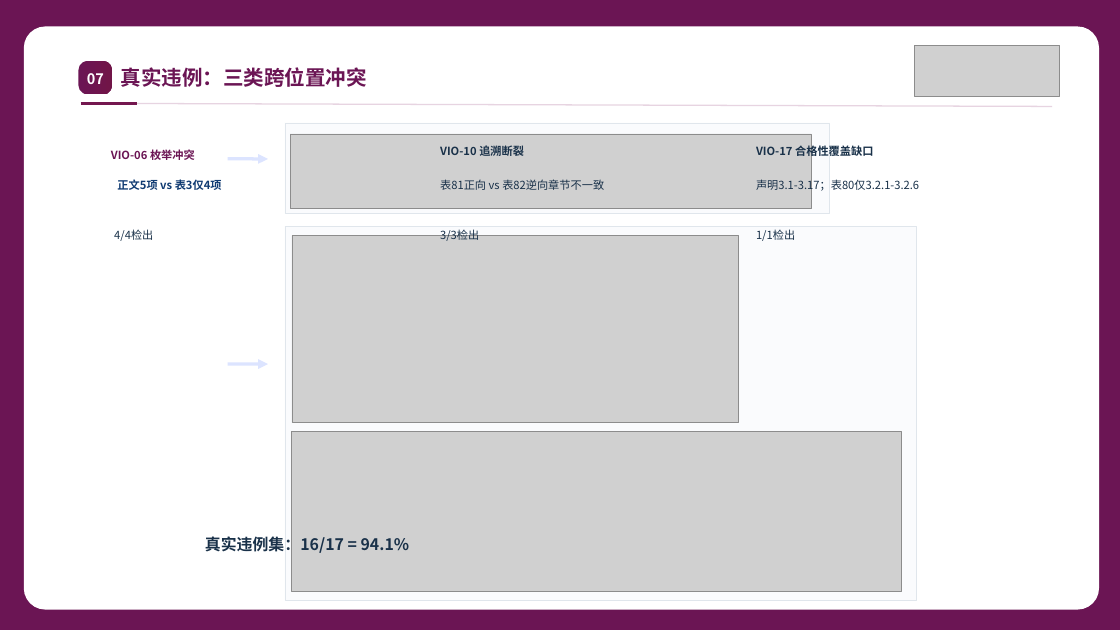
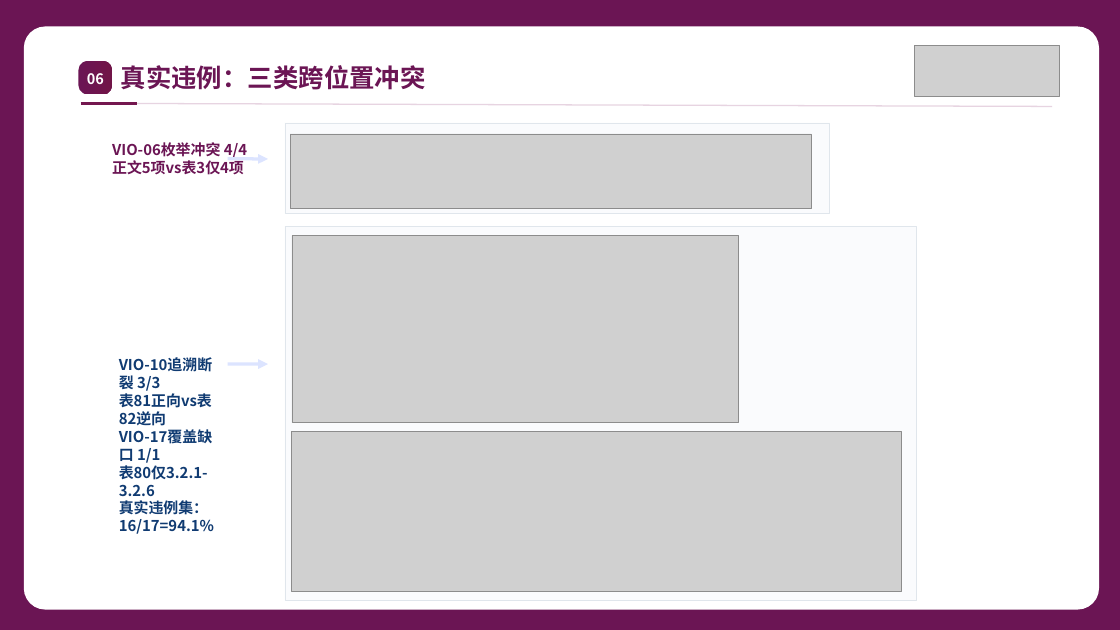
Before and after one commit to hongshi1/data-clean, a slide deck: slide 8 of docs/srs_project/paper/scenario1_aligned_to_scene3_4.pptx. Drawn at 1120x630 pixels with LibreOffice and Linux fonts; fonts in the diff are those of the drawing; grey boxes stand for pictures. Boxes give left, top, right and bottom in pixels: in the first picture for what was removed or moved away, otherwise in the second. Text is boxed around its words. In the diff, an @@ line names an element or a change of style, - is before the commit and + after.

Commit message:
M53: 场景一PPT完整版——逐shape按原文本映射替换，文本shape数量100%匹配原模板
- 逐shape按原文本→场景一文本的dict映射，不再按顺序灌入
- 9页文本shape数量全部100%匹配（含group子shape递归遍历）
- 禁词残留：无（压药/炸药/PaddleOCR/UniEX/Qwen/发动机/航空全部清除）
- 关键文本全部存在（多模态解析/L0-L1-L2/VIO-06/10/17/16-17/0.9121/0.8286）
- 图片槽位：每页与原模板一致

```diff
--- a/docs/srs_project/paper/scenario1_aligned_to_scene3_4.pptx
+++ b/docs/srs_project/paper/scenario1_aligned_to_scene3_4.pptx
@@ text at <box>87,73,104,84</box>: text changed @@
-07
+06
@@ text "真实违例：三类跨位置冲突" at <box>121,65,426,90</box>: size 22 to 27.2 pt @@
@@ text at <box>112,142,247,175</box>: text changed; size 12 to 16 pt @@
-VIO-06 枚举冲突
+VIO-06枚举冲突 4/4
+正文5项vs表3仅4项
@@ text removed at <box>440,144,524,159</box> @@
-VIO-10 追溯断裂
@@ text removed at <box>756,144,873,159</box> @@
-VIO-17 合格性覆盖缺口
@@ text removed at <box>117,179,222,190</box> @@
-正文5项 vs 表3仅4项
@@ text removed at <box>440,179,604,190</box> @@
-表81正向 vs 表82逆向章节不一致
@@ text removed at <box>756,177,919,192</box> @@
-声明3.1-3.17；表80仅3.2.1-3.2.6
@@ text removed at <box>114,229,153,241</box> @@
-4/4检出
@@ text removed at <box>440,228,479,241</box> @@
-3/3检出
@@ text removed at <box>756,229,795,241</box> @@
-1/1检出
@@ text added at <box>119,357,214,534</box>, 16 pt, text #103B72, bold @@
+VIO-10追溯断裂 3/3
+表81正向vs表82逆向
+VIO-17覆盖缺口 1/1
+表80仅3.2.1-3.2.6
+真实违例集：16/17=94.1%
@@ text removed at <box>205,534,410,555</box> @@
-真实违例集：16/17 = 94.1%
```
Also in this commit, not shown: 8 other slides changed, 3 other files.
